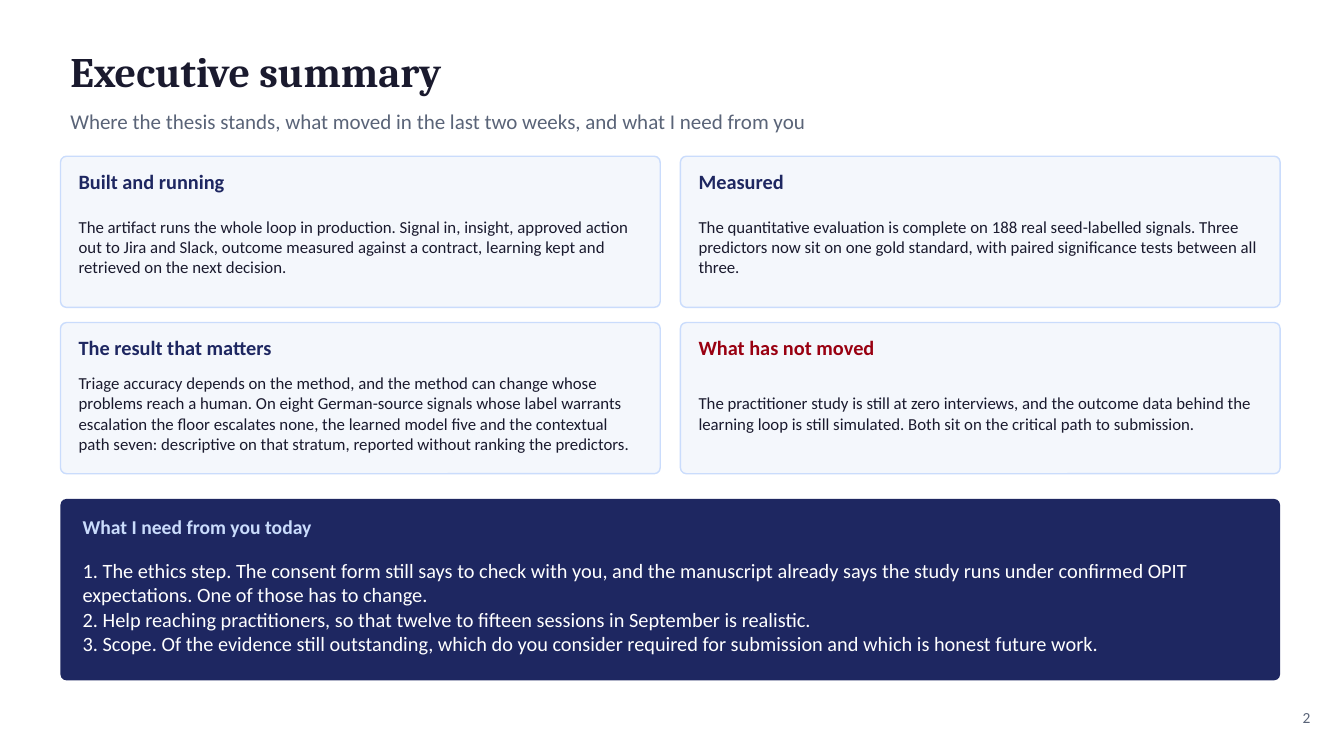
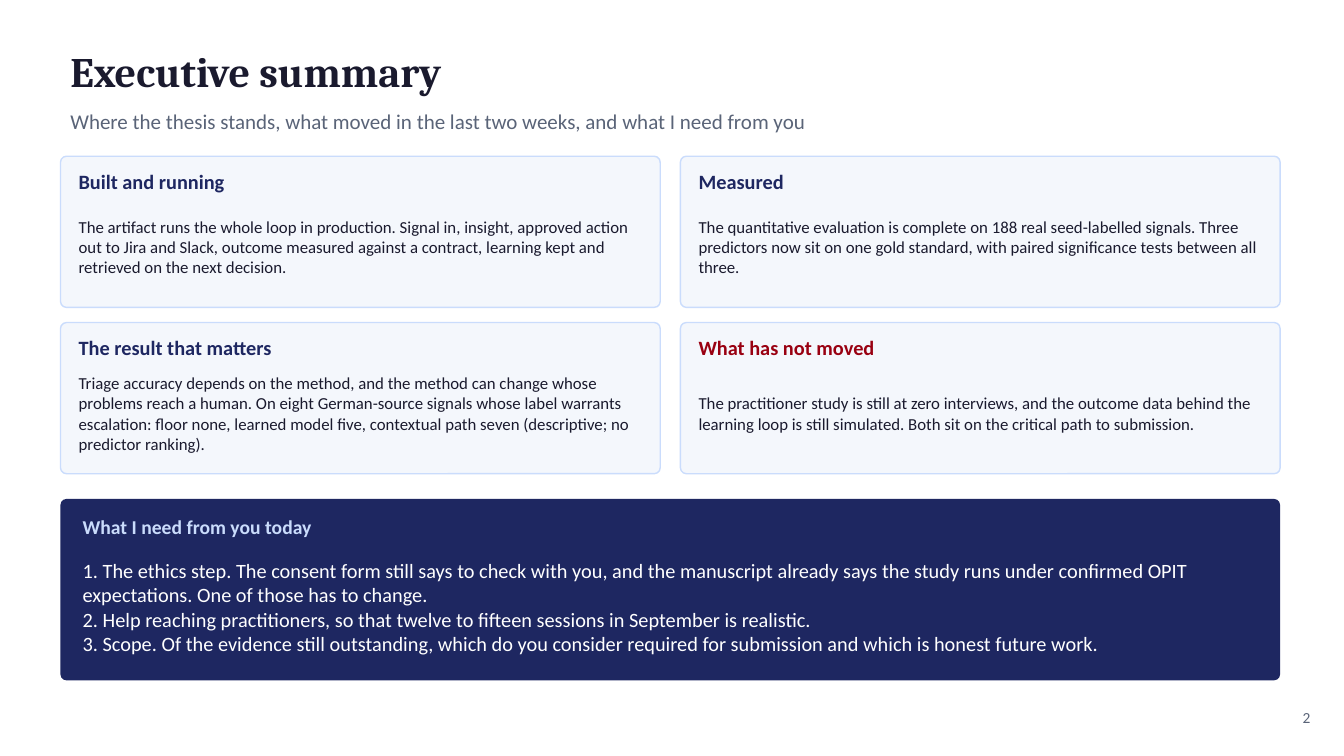
Before and after one commit to fogu13/CLARA, a slide deck: slide 2 of thesis/defense/defense_deck.pptx. Drawn at 1344x756 pixels with LibreOffice and Linux fonts; fonts in the diff are those of the drawing. Boxes give left, top, right and bottom in pixels: in the first picture for what was removed or moved away, otherwise in the second. Text is boxed around its words. In the diff, an @@ line names an element or a change of style, - is before the commit and + after.

```diff
--- a/thesis/defense/defense_deck.pptx
+++ b/thesis/defense/defense_deck.pptx
@@ text at (79,377,629,453): text changed @@
-Triage accuracy depends on the method, and the method can change whose problems reach a human. On eight German-source signals whose label warrants escalation the floor escalates none, the learned model five and the contextual path seven: descriptive on that stratum, reported without ranking the predictors.
+Triage accuracy depends on the method, and the method can change whose problems reach a human. On eight German-source signals whose label warrants escalation: floor none, learned model five, contextual path seven (descriptive; no predictor ranking).
```
Also in this commit, not shown: 7 other slides changed, 1 other file.
